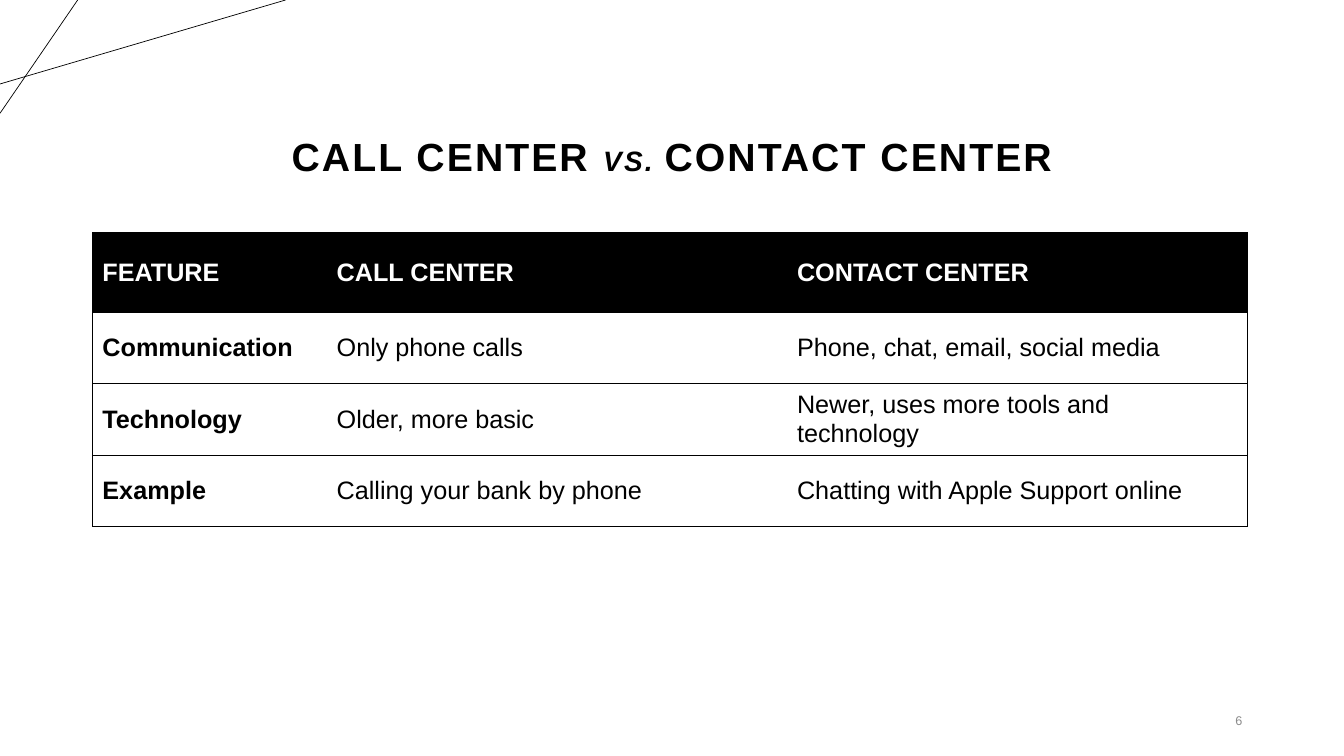
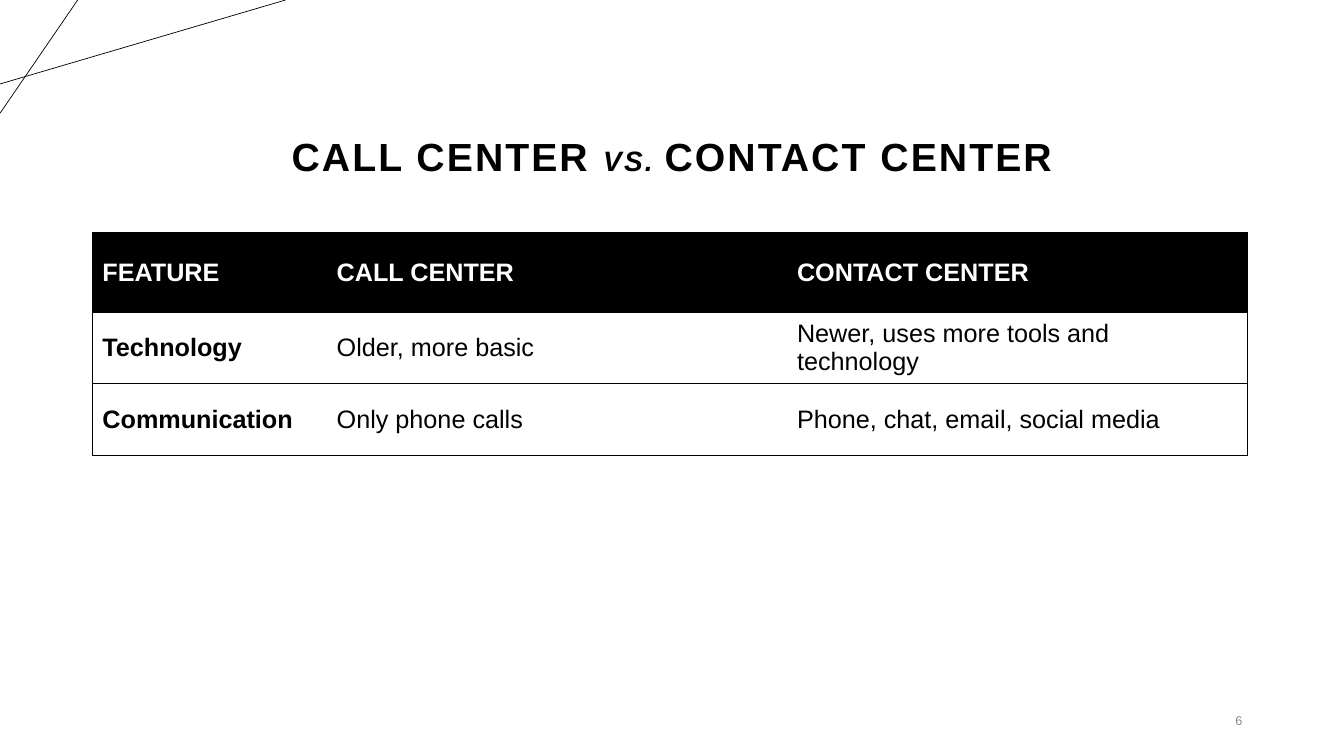
Before and after one commit to moazmohamed20-ist/internship-material, a slide deck: slide 6 of Slides/Introduction to Contact Center.pptx. Drawn at 1344x756 pixels with LibreOffice and Linux fonts; fonts in the diff are those of the drawing. Boxes give left, top, right and bottom in pixels: in the first picture for what was removed or moved away, otherwise in the second. Text is boxed around its words. In the diff, an @@ line names an element or a change of style, - is before the commit and + after.

```diff
--- a/Slides/Introduction to Contact Center.pptx
+++ b/Slides/Introduction to Contact Center.pptx
@@ table at (93,233,1248,455) @@
+row 2: Technology | Older, more basic | Newer, uses more tools and technology
-row 3: Technology | Older, more basic | Newer, uses more tools and technology
-row 4: Example | Calling your bank by phone | Chatting with Apple Support online
```
Also in this commit, not shown: 2 other slides changed.
